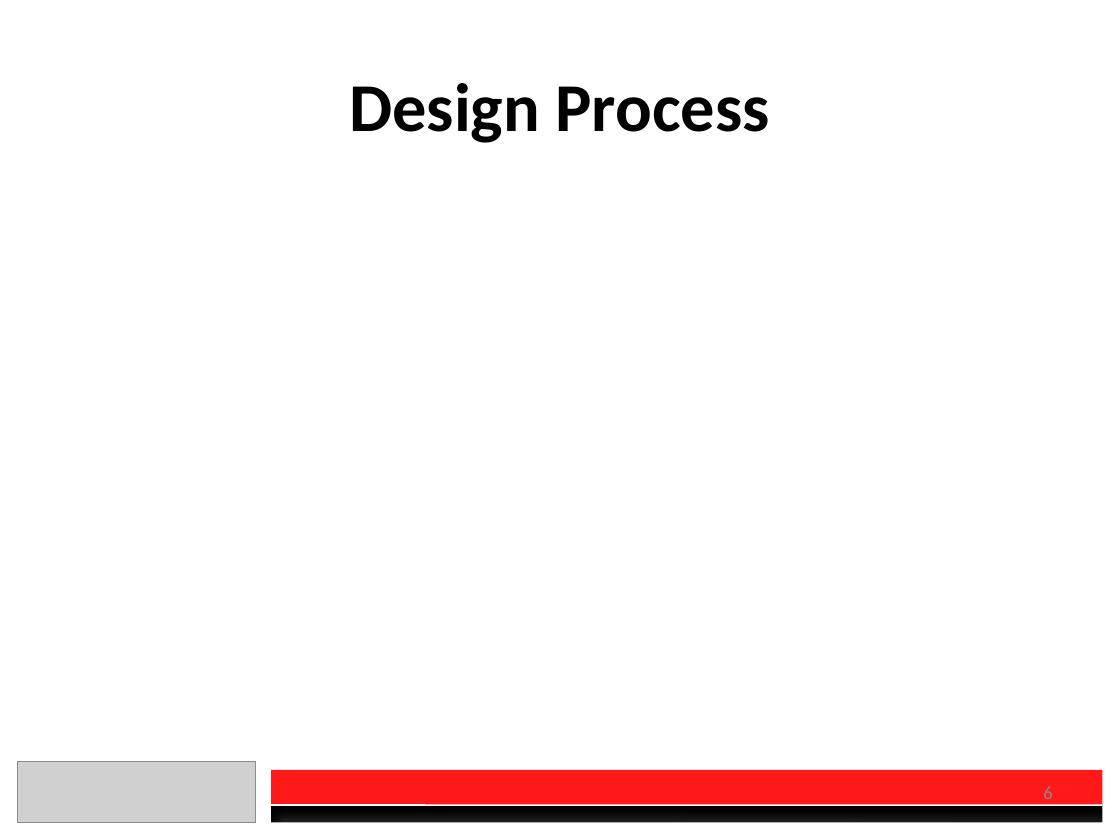
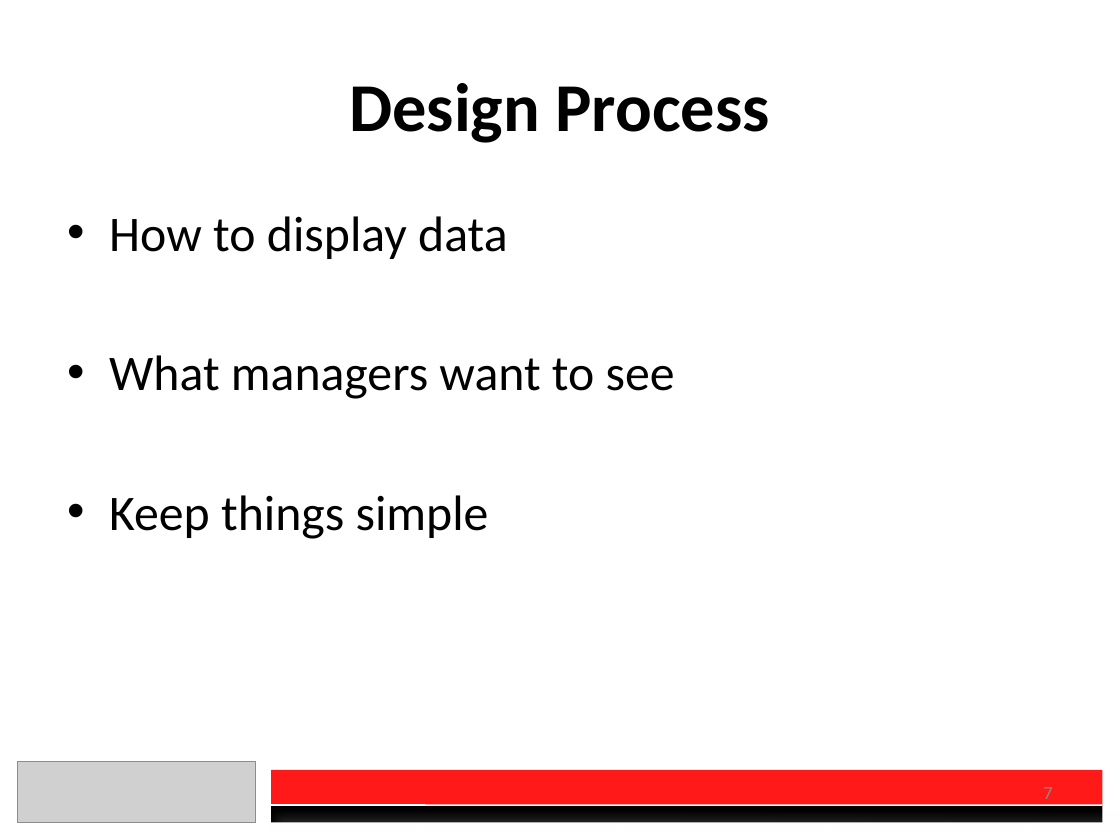
Before and after one commit to charberg/CEC2016, a slide deck: slide 7 of Presentation.pptx (slide 6 before the commit). Drawn at 1120x840 pixels with LibreOffice and Linux fonts; fonts in the diff are those of the drawing; grey boxes stand for pictures. Boxes give left, top, right and bottom in pixels: in the first picture for what was removed or moved away, otherwise in the second. Text is boxed around its words. In the diff, an @@ line names an element or a change of style, - is before the commit and + after.

```diff
--- a/Presentation.pptx
+++ b/Presentation.pptx
@@ text added at [109, 216, 675, 539], 32 pt, text #000000 @@
+• How to display data
+• What managers want to see
+• Keep things simple
@@ page number at [1043, 787, 1052, 805]: text changed @@
-6
+7
```
Also in this commit, not shown: 4 other slides changed, 1 slide added, 2 other files.
